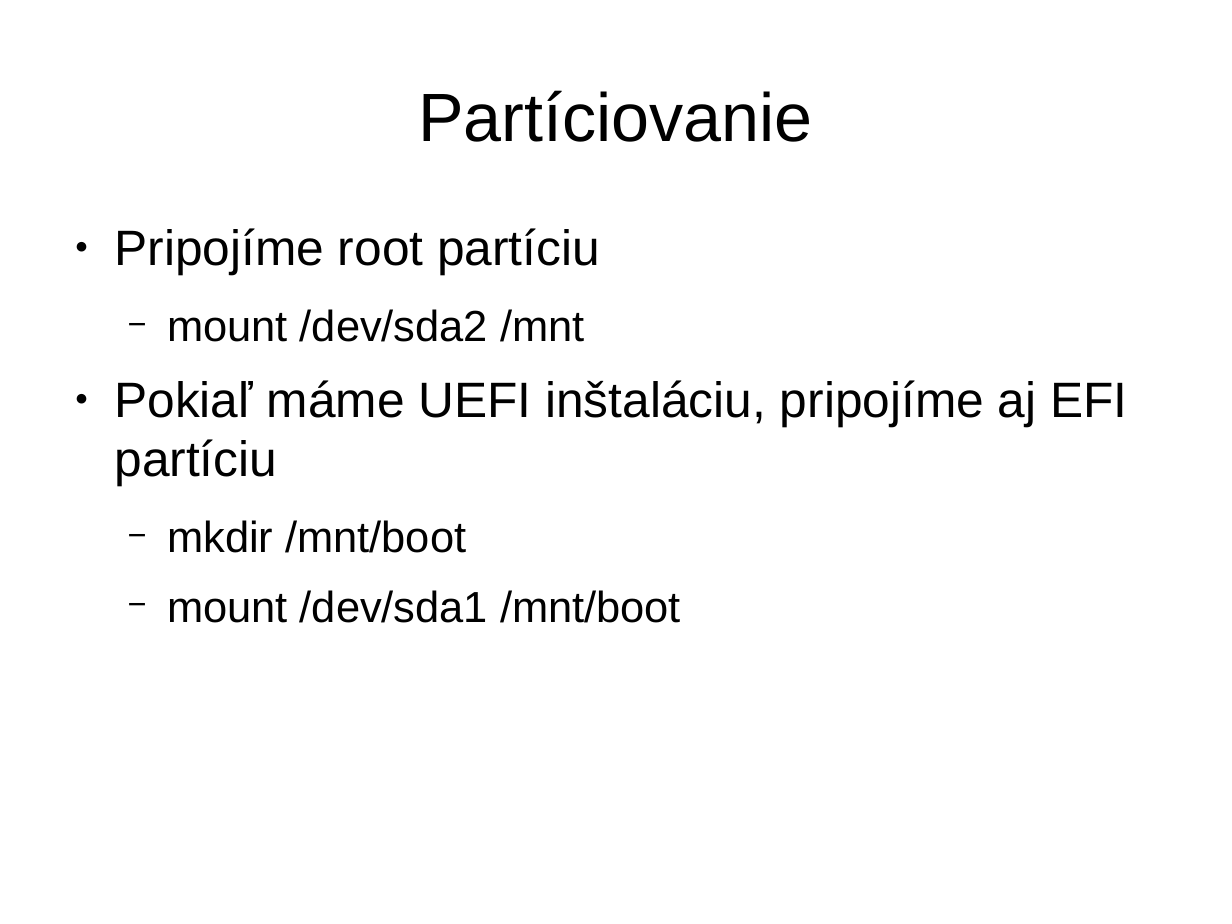
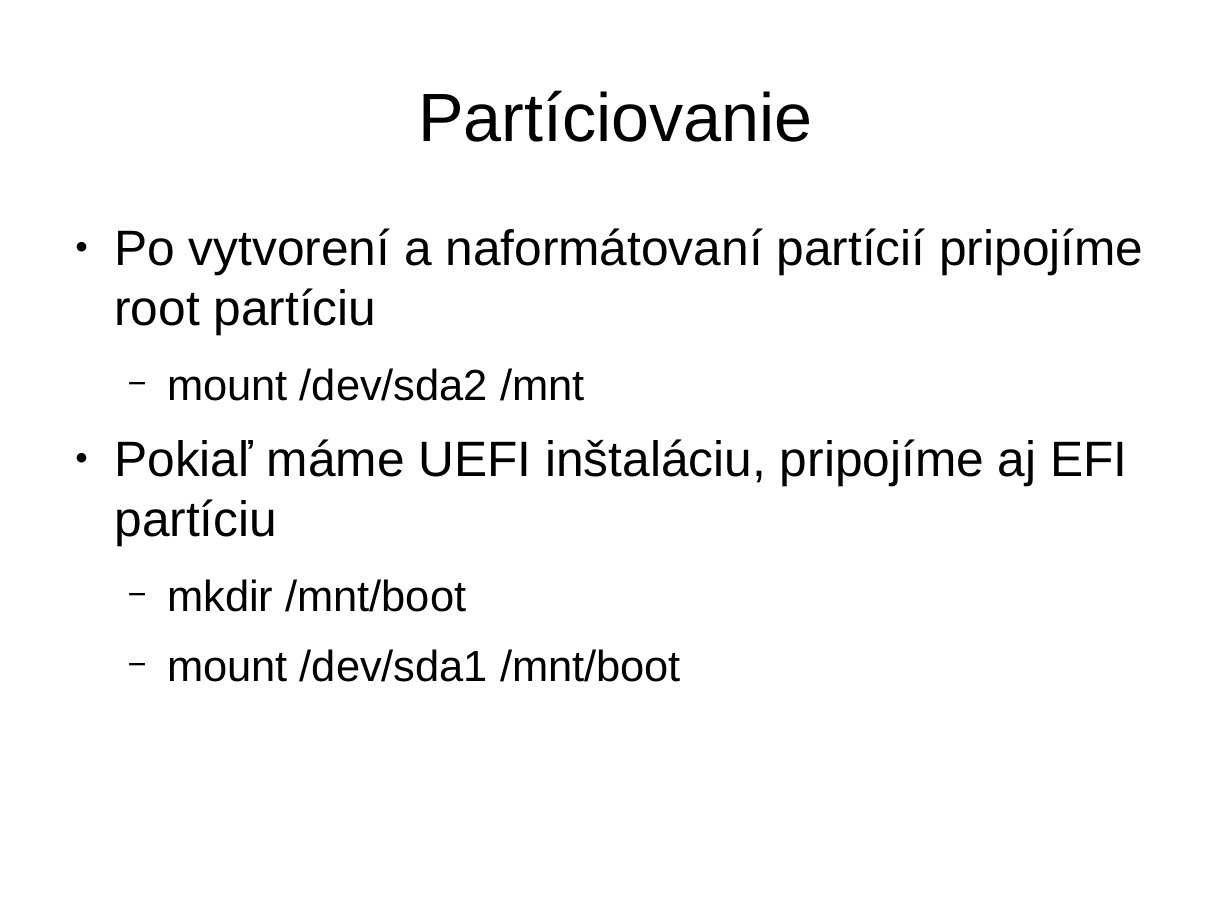
Before and after one commit to radi42/FRI, a slide deck: slide 26 of Ing/2.semester/UNIX/Sisila_Andrej_Instalacia_Arch_Linux.odp (slide 16 before the commit). Drawn at 1232x924 pixels with LibreOffice and Linux fonts; fonts in the diff are those of the drawing. Boxes give left, top, right and bottom in pixels: in the first picture for what was removed or moved away, otherwise in the second. Text is boxed around its words. In the diff, an @@ line names an element or a change of style, - is before the commit and + after.

```diff
--- a/Ing/2.semester/UNIX/Sisila_Andrej_Instalacia_Arch_Linux.odp
+++ b/Ing/2.semester/UNIX/Sisila_Andrej_Instalacia_Arch_Linux.odp
@@ text at <box>114,228,1143,335</box>: text changed @@
-● Pripojíme root partíciu
+● Po vytvorení a naformátovaní partícií pripojíme root partíciu
```
Also in this commit, not shown: 17 other slides changed, 31 slides added, 1 slide removed.
